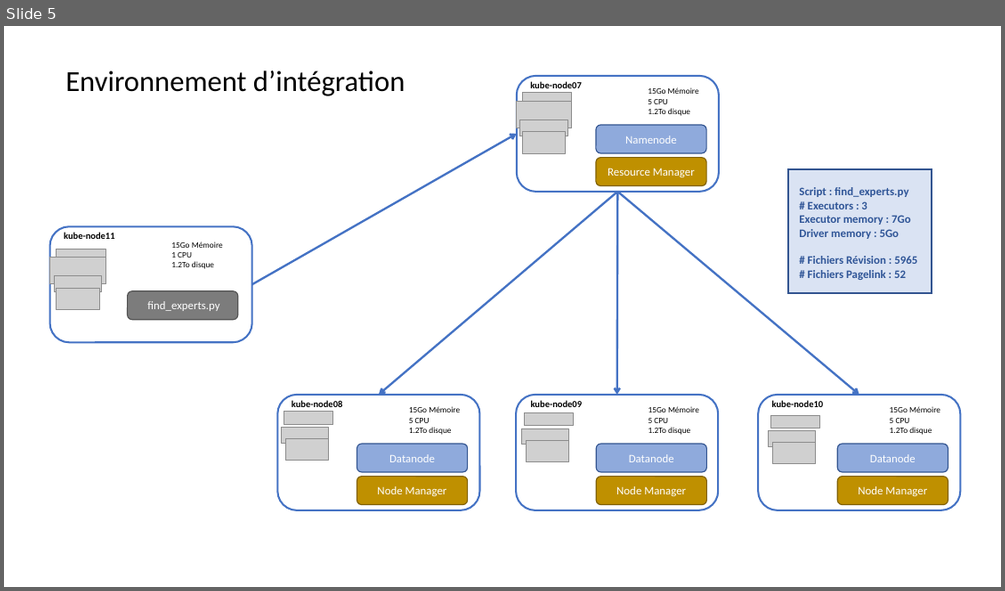
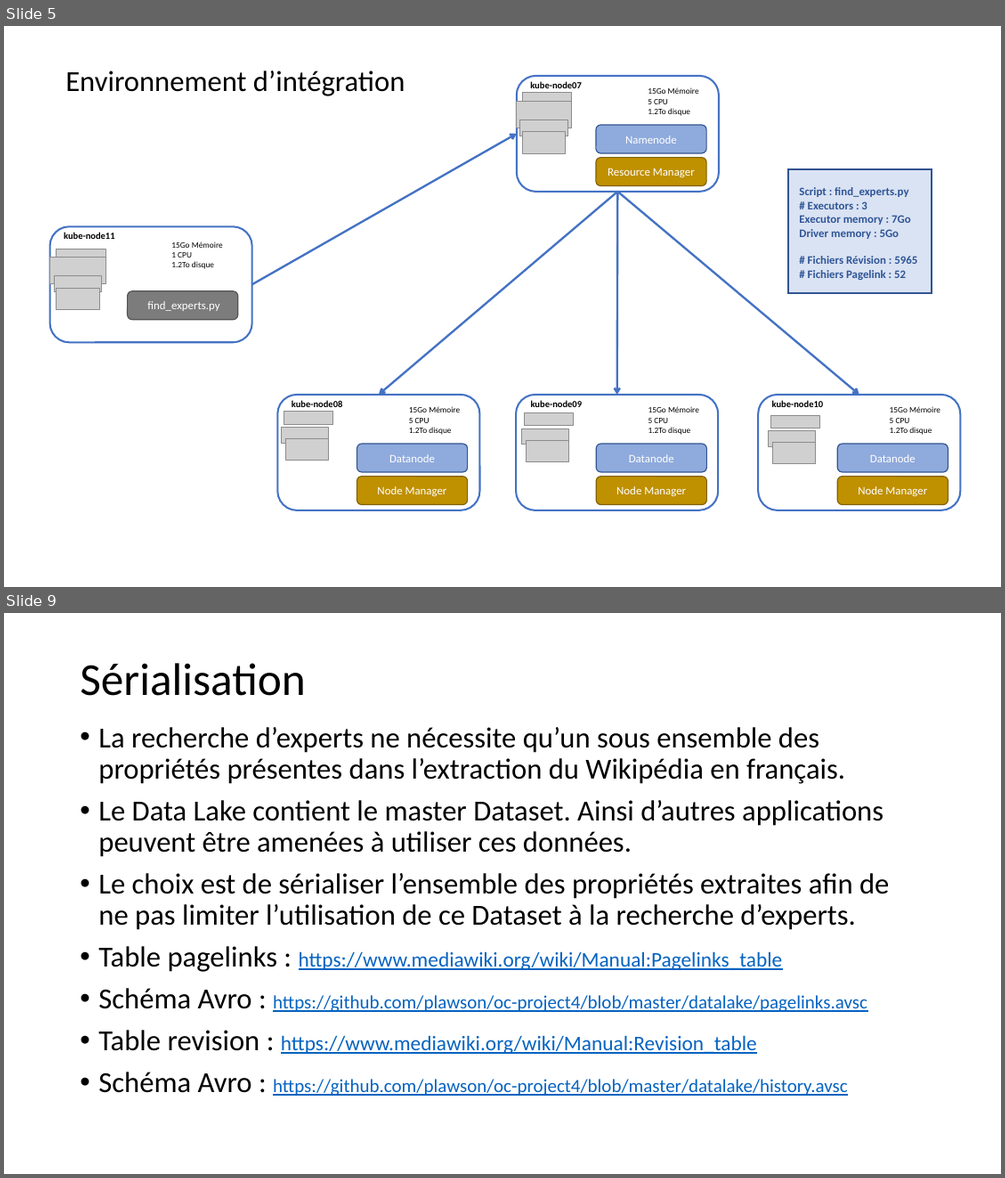
Before and after one commit to plawson/oc-project4, a slide deck: documents/Présentation_Analyse_Batch.pptx. Shown one above the other, each under a label of ours: slide 5 before the commit, slides 5 and 9 after it; the slides between them are not shown. The pictures are 1005x591 and 1005x1178 pixels, drawn with LibreOffice and Linux fonts; fonts in the diff are those of the drawing; grey boxes stand for pictures. Boxes give left, top, right and bottom in pixels: in the first picture for what was removed or moved away, otherwise in the second. Text is boxed around its words. In the diff, an @@ line names an element or a change of style, - is before the commit and + after.

```diff
--- a/documents/Présentation_Analyse_Batch.pptx
+++ b/documents/Présentation_Analyse_Batch.pptx
@@ slide 9 added at box(4, 613, 1001, 1174), background #FFFFFF @@
@@ title added at box(80, 663, 306, 696), 44 pt, text #000000 @@
+Sérialisation
@@ text added at box(98, 727, 889, 1095), 28 pt, text #000000 @@
+• La recherche d’experts ne nécessite qu’un sous ensemble des propriétés présentes dans l’extraction du Wikipédia en français.
+• Le Data Lake contient le master Dataset. Ainsi d’autres applications peuvent être amenées à utiliser ces données.
+• Le choix est de sérialiser l’ensemble des propriétés extraites afin de ne pas limiter l’utilisation de ce Dataset à la recherche d’experts.
+• Table pagelinks : https://www.mediawiki.org/wiki/Manual:Pagelinks_table
+• Schéma Avro : https://github.com/plawson/oc-project4/blob/master/datalake/pagelinks.avsc
+• Table revision : https://www.mediawiki.org/wiki/Manual:Revision_table
+• Schéma Avro : https://github.com/plawson/oc-project4/blob/master/datalake/history.avsc
```
Also in this commit, not shown: 3 slides changed, 3 other slides added, 1 slide removed, 1 other file.
